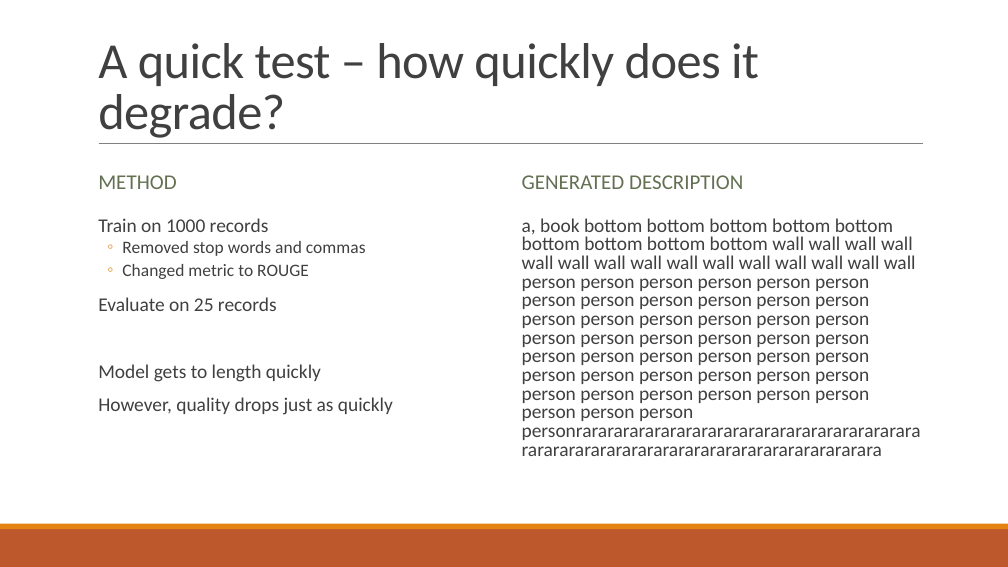
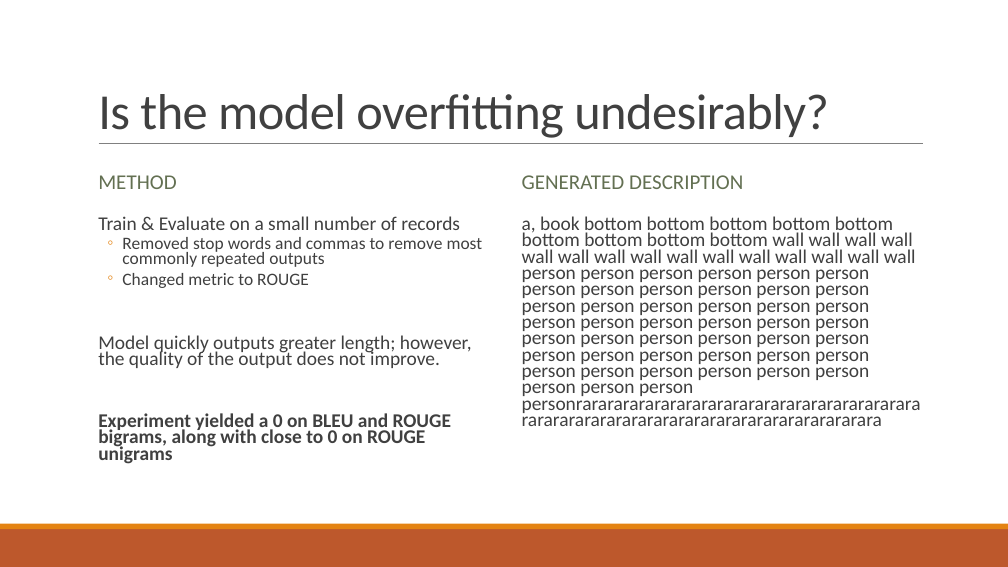
Before and after one commit to embedded-robotics/deep-learning-multimodal-systems-final-project, a slide deck: slide 11 of DLMM Project Progress Presentation.pptx (slide 10 before the commit). Drawn at 1008x567 pixels with LibreOffice and Linux fonts; fonts in the diff are those of the drawing. Boxes give left, top, right and bottom in pixels: in the first picture for what was removed or moved away, otherwise in the second. Text is boxed around its words. In the diff, an @@ line names an element or a change of style, - is before the commit and + after.

Commit message:
Added the new presentation slides

```diff
--- a/DLMM Project Progress Presentation.pptx
+++ b/DLMM Project Progress Presentation.pptx
@@ title at box(98, 94, 829, 138): text changed @@
-A quick test – how quickly does it degrade?
+Is the model overfitting undesirably?
@@ text at box(98, 216, 483, 267): text changed @@
-  Train on 1000 records
-  ◦ Removed stop words and commas
+  Train & Evaluate on a small number of records
+  ◦ Removed stop words and commas to remove most commonly repeated outputs
@@ text "a, book bottom bottom bottom ..." at box(522, 216, 916, 396): line spacing 0.8 to 0.7 @@
@@ text at box(122, 273, 309, 288): line spacing 0.8 to 0.7 @@
@@ text at box(98, 335, 472, 464): text changed @@
-  Evaluate on 25 records
-  Model gets to length quickly
-  However, quality drops just as quickly
+  Model quickly outputs greater length; however, the quality of the output does not improve.
+  Experiment yielded a 0 on BLEU and ROUGE bigrams, along with close to 0 on ROUGE unigrams
```
Also in this commit, not shown: 3 other slides changed, 1 slide added.
